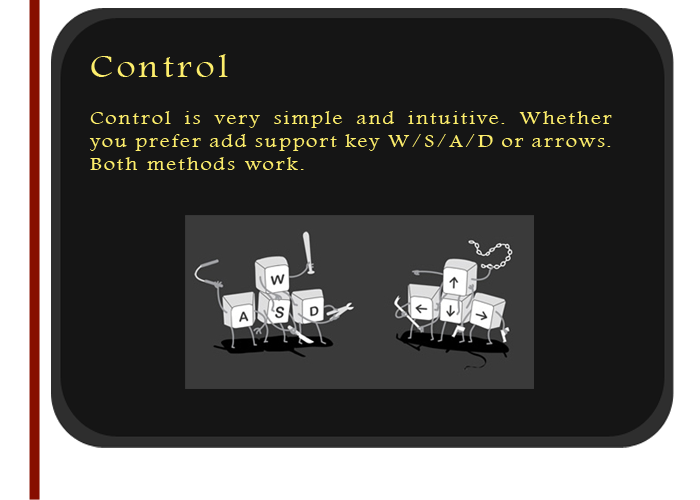
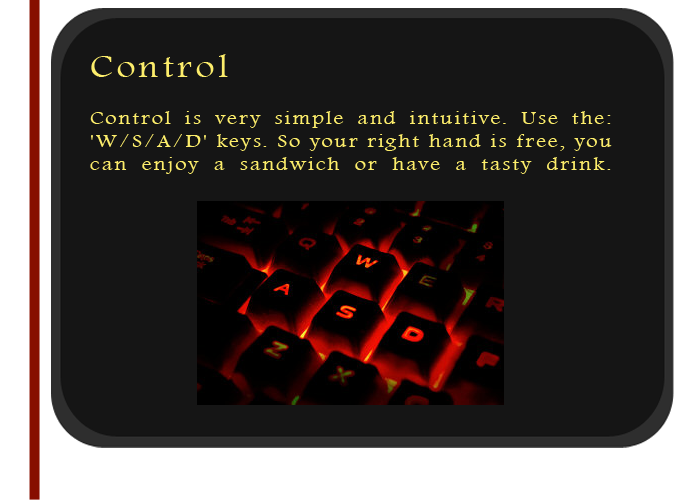
The second (700, 500) image is a revision of the first. Changes to its layers:
hid "Warstwa 2" over [185, 215, 534, 389]
added layer "Warstwa 3" above "controll" over [197, 201, 504, 405]
painted on "controll" over [89, 111, 612, 174]
